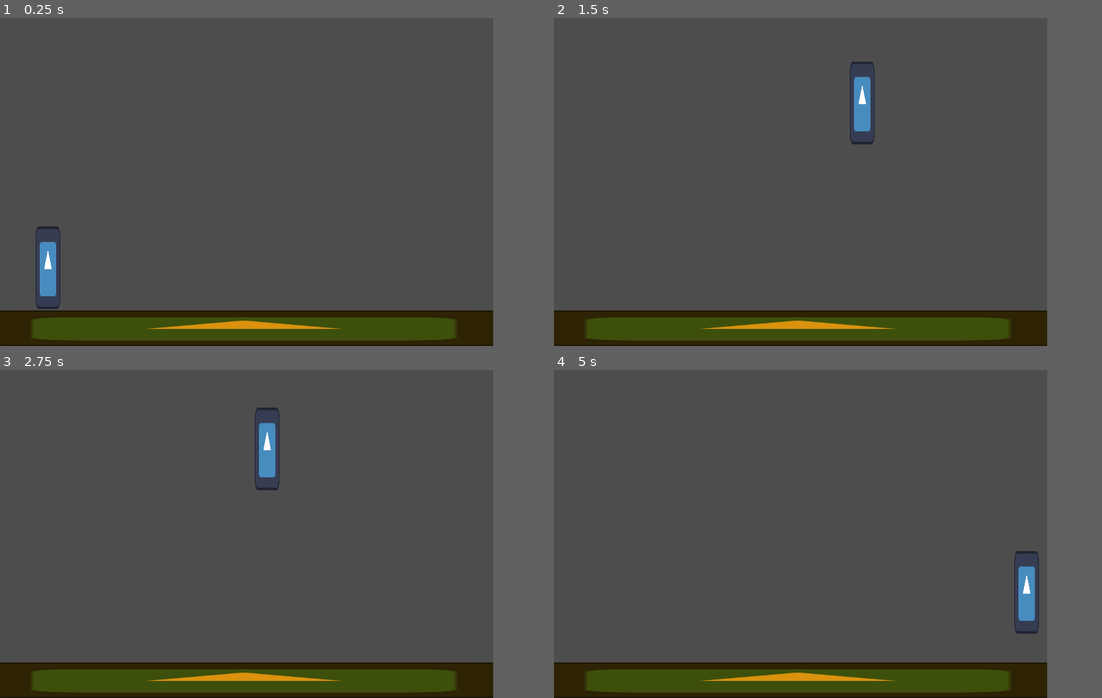
Above: before the commit, frames 1-4 (two rows, left to right).
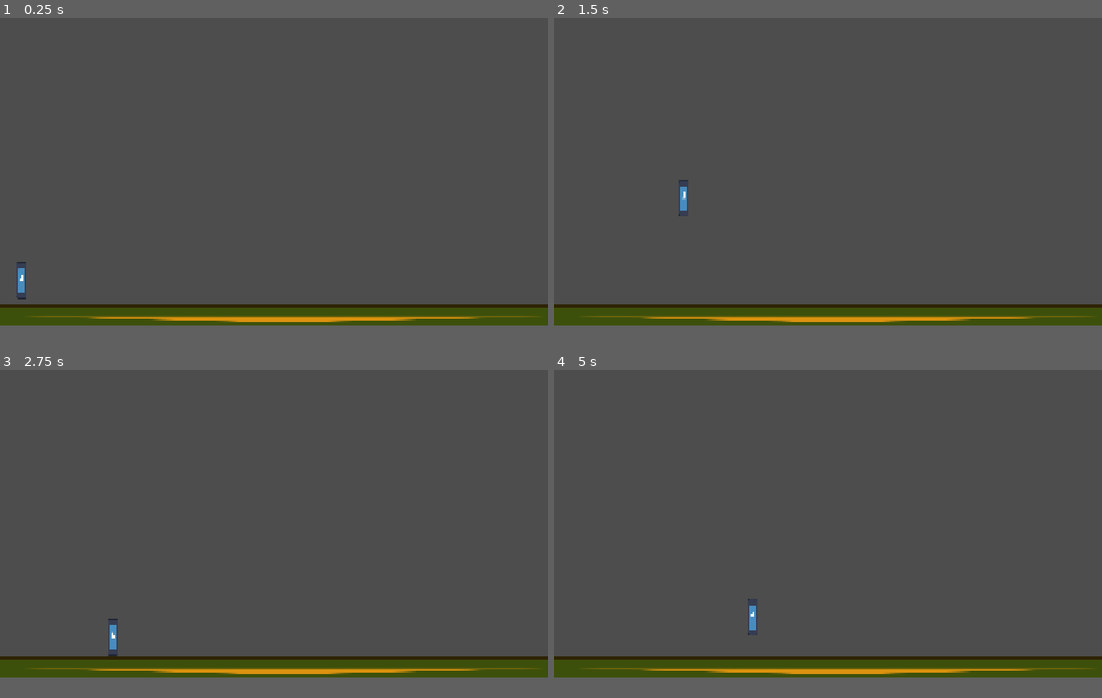
Above: after the commit, the same moments.

Repository: LeonardoMaidana/3-movimiento2dengodot
Game: Godot game, scene res://mundo/mundo.tscn
Same seed, same stepped clock (60 frames per second), same inputs: the game is played once before the commit and once after it. The engine's default icon, where the game draws it, is replaced by a stand-in: a white triangle on a blue panel in a dark square.
Inputs:
- Up to frame 1 (0.25 s): no input
- Up to frame 2 (1.5 s): hold Right (ui_right) from 0.53 s (still down); tap Up (ui_up) at 0.6, 0.77, 1.07, 1.35 s
- Up to frame 3 (2.75 s): tap Up (ui_up) at 1.52, 1.82, 2.1 s; release Right (ui_right) at 2.03 s; hold Left (ui_left) from 2.03 s (still down)
- Up to frame 4 (5 s): release Left (ui_left) at 2.78 s; hold Right (ui_right) 2.78-4.28 s; tap Up (ui_up) at 2.85, 3.02, 3.32, 3.6, 3.77, 4.07, 4.35, 4.52, 4.82 s; hold Left (ui_left) from 4.28 s (still down)
The window is 720x480 before the commit and 800x450 after it. Grey fills any space a smaller window leaves; there, only what the larger window draws over its background counts as a difference.

The runs differ from the first frame. In frame 1, 8.5% of the frame differs, in the area x 0-100%, y 63-100%; in frame 2, 8.5%; in frame 3, 8.5%, in the area x 0-100%, y 11-100%; in frame 4, 8.5%.

Commit message:
Implementación del doble salto.

Diff:
--- a/nuevo-proyecto-de-juego/mundo/mundo.tscn
+++ b/nuevo-proyecto-de-juego/mundo/mundo.tscn
@@ -1,14 +1,21 @@
 [gd_scene format=3 uid="uid://dyjf0anxkab5e"]
 
+[ext_resource type="Texture2D" uid="uid://dumn5si4l184q" path="res://assets/sky_01.png" id="1_gb8mx"]
 [ext_resource type="PackedScene" uid="uid://2dxg0tumxpwa" path="res://personaje/player1.tscn" id="1_qda3l"]
 [ext_resource type="PackedScene" uid="uid://bjodso7nbcbc5" path="res://plataformas/plataforma.tscn" id="2_plq2l"]
 
 [node name="Mundo" type="Node2D" unique_id=605737269]
 
+[node name="Sprite2D" type="Sprite2D" parent="." unique_id=1230935208]
+visible = false
+position = Vector2(896, 533)
+scale = Vector2(4.8461885, 4.100649)
+texture = ExtResource("1_gb8mx")
+
 [node name="Player1" parent="." unique_id=213477834 instance=ExtResource("1_qda3l")]
-position = Vector2(70, 337.00003)
-scale = Vector2(0.27971455, 0.94582534)
+position = Vector2(76, 893)
+scale = Vector2(0.28083876, 1.0131385)
 
 [node name="Plataforma" parent="." unique_id=51090818 instance=ExtResource("2_plq2l")]
-position = Vector2(356, 454.00003)
-scale = Vector2(7.029331, 0.40592042)
+position = Vector2(995, 1050)
+scale = Vector2(44.56588, -0.7258822)
--- a/nuevo-proyecto-de-juego/personaje/player1.tscn
+++ b/nuevo-proyecto-de-juego/personaje/player1.tscn
@@ -9,8 +9,8 @@
 [node name="Player1" type="CharacterBody2D" unique_id=213477834]
 script = ExtResource("1_0k6tk")
 
+[node name="CollisionShape2D" type="CollisionShape2D" parent="." unique_id=1592407546]
+shape = SubResource("RectangleShape2D_rrfll")
+
 [node name="Sprite2D" type="Sprite2D" parent="." unique_id=2096205111]
 texture = ExtResource("2_oqstp")
-
-[node name="CollisionShape2D" type="CollisionShape2D" parent="." unique_id=1592407546]
-shape = SubResource("RectangleShape2D_rrfll")
--- a/nuevo-proyecto-de-juego/personaje/player_1script.gd
+++ b/nuevo-proyecto-de-juego/personaje/player_1script.gd
@@ -2,18 +2,21 @@
 
 
 const SPEED = 400.0
-const JUMP_VELOCITY = -700.0
-
+const JUMP_VELOCITY = -500.0
+var  max_jumps = 2
+var jumps_left = 2
 
 func _physics_process(delta: float) -> void:
 
-	if not is_on_floor():
+	if !is_on_floor():
 		velocity += get_gravity() * delta
 
+	if Input.is_action_just_pressed("ui_up") and jumps_left > 0:
+			velocity.y = JUMP_VELOCITY
+			jumps_left -= 1
 
-	if Input.is_action_just_pressed("ui_up") and is_on_floor():
-		velocity.y = JUMP_VELOCITY
-
+	if is_on_floor():
+		jumps_left = max_jumps
 
 	var direction := Input.get_axis("ui_left", "ui_right")
 	if direction:
--- a/nuevo-proyecto-de-juego/plataformas/plataforma.tscn
+++ b/nuevo-proyecto-de-juego/plataformas/plataforma.tscn
@@ -9,9 +9,9 @@
 
 [node name="StaticBody2D" type="StaticBody2D" parent="." unique_id=1751313877]
 
+[node name="CollisionShape2D" type="CollisionShape2D" parent="StaticBody2D" unique_id=1877725727]
+shape = SubResource("RectangleShape2D_mao73")
+
 [node name="Sprite2D" type="Sprite2D" parent="StaticBody2D" unique_id=558567003]
 modulate = Color(0.8589588, 0.57288975, 0.05652649, 1)
 texture = ExtResource("1_7k1rk")
-
-[node name="CollisionShape2D" type="CollisionShape2D" parent="StaticBody2D" unique_id=1877725727]
-shape = SubResource("RectangleShape2D_mao73")
--- a/nuevo-proyecto-de-juego/project.godot
+++ b/nuevo-proyecto-de-juego/project.godot
@@ -17,8 +17,8 @@
 
 [display]
 
-window/size/viewport_width=720
-window/size/viewport_height=480
+window/size/viewport_width=1920
+window/size/viewport_height=1080
 window/stretch/mode="canvas_items"
 
 [physics]
